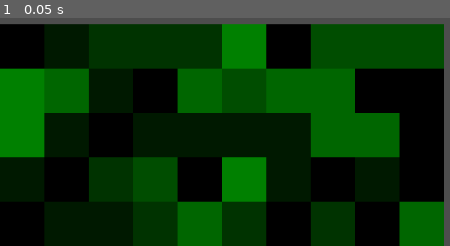
Above: before the commit, frame 1.
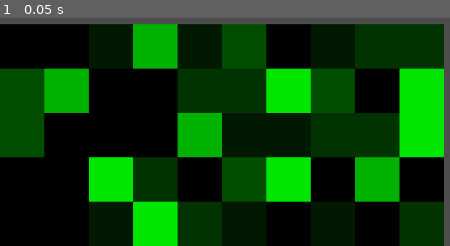
Above: after the commit, the same moment.

Repository: Team-Goose/brackeys-12-game-jam
Game: Godot game, scene res://game.tscn
Same seed, same stepped clock (60 frames per second), same inputs: the game is played once before the commit and once after it.
Inputs:
- Up to frame 1 (0.05 s): no input

The runs differ from the first frame. In frame 1, 67% of the frame differs, in the area x 0-99%, y 2-100%.

Commit message:
made good holds rarer

Diff:
--- a/scripts/tree_hold_mapper.gd
+++ b/scripts/tree_hold_mapper.gd
@@ -8,22 +8,32 @@
 var start_x := 0
 var start_y := 0
 
-var weights := PackedFloat32Array([1.0, 1.0, 0.8, 0.8, 0.65, 0.65])
+var weights := PackedFloat32Array([1.0, 0.8, 0.7, 0.5])
 var grid = []
 
 func _ready() -> void:
 	start_y = get_viewport_rect().size.y
 	var chance_box = preload("res://scenes/chance_box.tscn")
+	# 3x sequential for loop required to first set base hold strengths, then place good holds, then place decent holds around those
 	for i in BOXES_PER_ROW:
 		grid.append([])
 		for j in NUM_ROWS:
 			var strength = rng.rand_weighted(weights)
 			var instance: ChanceBox = chance_box.instantiate()
 			var rect: Rect2 = instance.get_rect()
+			# alter the overall start positions based on the box size when looking at the first box
 			if i == 0 && j == 0:
 				start_x += rect.size.x / 2
 				start_y -= rect.size.y / 2
 			instance.global_position = Vector2(start_x + (i * rect.size.x), start_y - (j * rect.size.y))
-			instance.hold_strength = strength
+			var good_hold_chance = randf()
+			if good_hold_chance >= 0.9:
+				var how_good_chance = randf()
+				if how_good_chance >= 0.6:
+					instance.hold_strength = 9
+				else:
+					instance.hold_strength = 7
+			else:
+				instance.hold_strength = strength
 			add_child(instance)
 			grid.append(instance)
